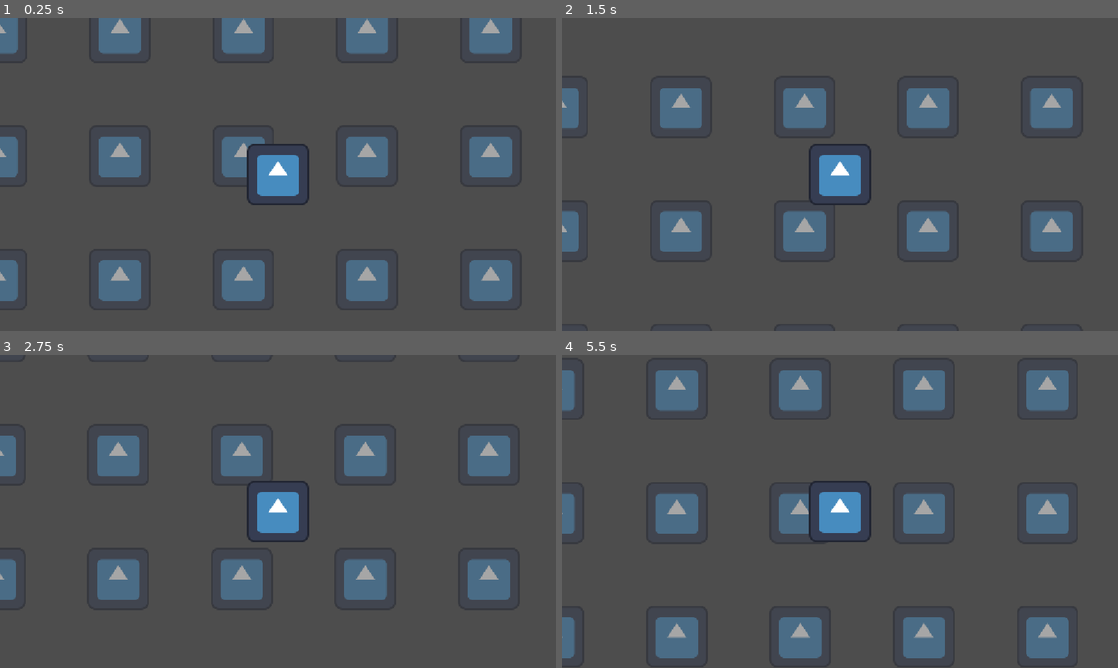
Above: before the commit, frames 1-4 (two rows, left to right).
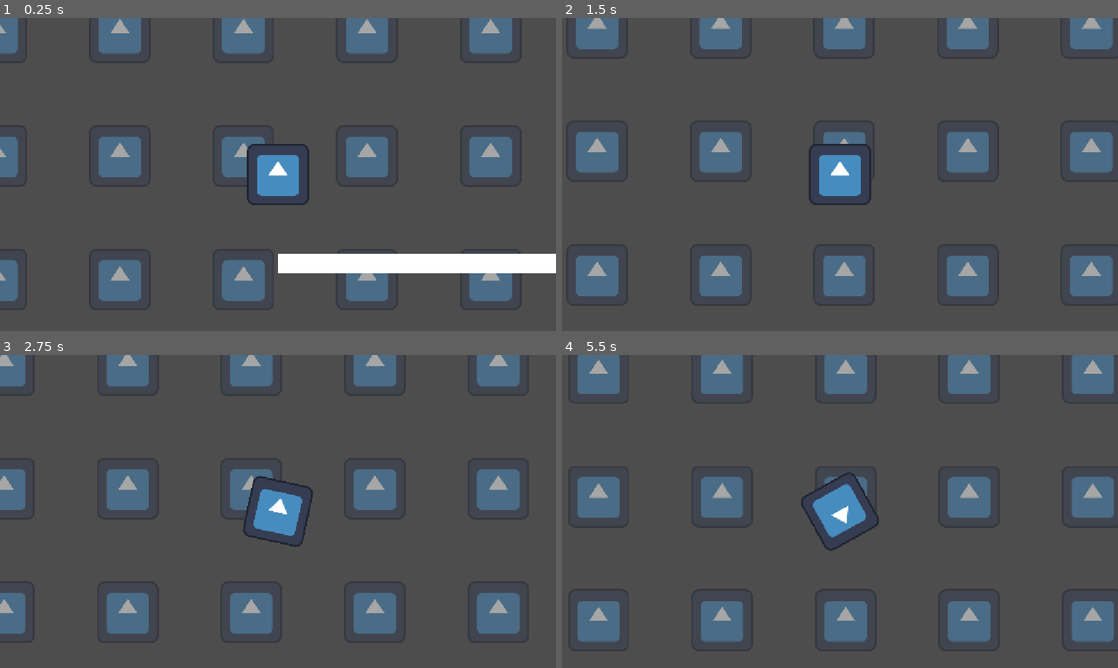
Above: after the commit, the same moments.

Repository: hahaeuou/game
Game: Godot game, scene res://main.tscn
Same seed, same stepped clock (60 frames per second), same inputs: the game is played once before the commit and once after it. The engine's default icon, where the game draws it, is replaced by a stand-in: a white triangle on a blue panel in a dark square.
Inputs:
- Up to frame 1 (0.25 s): no input
- Up to frame 2 (1.5 s): hold Right (right arrow) 0.53-1.28 s; hold Left (left arrow) from 1.28 s (still down)
- Up to frame 3 (2.75 s): release Left (left arrow) at 2.03 s; hold Right (right arrow) from 2.03 s (still down)
- Up to frame 4 (5.5 s): release Right (right arrow) at 3.53 s; hold Left (left arrow) from 3.53 s (still down)

The runs differ from the first frame. In frame 1, 3.1% of the frame differs, in the area x 50-100%, y 75-82%; in frame 2, 22%; in frame 3, 19%; in frame 4, 27%, in the area x 0-100%, y 0-97%.

Commit message:
ground and bounce

Diff:
--- a/main.tscn
+++ b/main.tscn
@@ -2,6 +2,11 @@
 
 [ext_resource type="PackedScene" uid="uid://5sgy0k2htp7b" path="res://player.tscn" id="1_ig7tw"]
 [ext_resource type="Texture2D" uid="uid://cmsunywnrf3cr" path="res://icon.svg" id="2_0xm2m"]
+
+[sub_resource type="PhysicsMaterial" id="PhysicsMaterial_onrkg"]
+bounce = 0.6
+
+[sub_resource type="WorldBoundaryShape2D" id="WorldBoundaryShape2D_enc2m"]
 
 [node name="Node2D" type="Node2D" unique_id=549614031]
 
@@ -16,5 +21,16 @@
 texture = ExtResource("2_0xm2m")
 
 [node name="Player" parent="." unique_id=1254977242 instance=ExtResource("1_ig7tw")]
+physics_material_override = SubResource("PhysicsMaterial_onrkg")
 
 [node name="Camera2D" type="Camera2D" parent="Player" unique_id=1169969025]
+
+[node name="StaticBody2D" type="StaticBody2D" parent="." unique_id=184738408]
+position = Vector2(0, 192)
+
+[node name="CollisionShape2D" type="CollisionShape2D" parent="StaticBody2D" unique_id=371185486]
+shape = SubResource("WorldBoundaryShape2D_enc2m")
+
+[node name="ColorRect" type="ColorRect" parent="StaticBody2D" unique_id=1712378337]
+offset_right = 999.0
+offset_bottom = 40.0
--- a/player.tscn
+++ b/player.tscn
@@ -7,6 +7,7 @@
 size = Vector2(128, 128)
 
 [node name="Player" type="RigidBody2D" unique_id=1254977242]
+mass = 0.01
 script = ExtResource("1_onrkg")
 
 [node name="CollisionShape2D" type="CollisionShape2D" parent="." unique_id=87988225]
